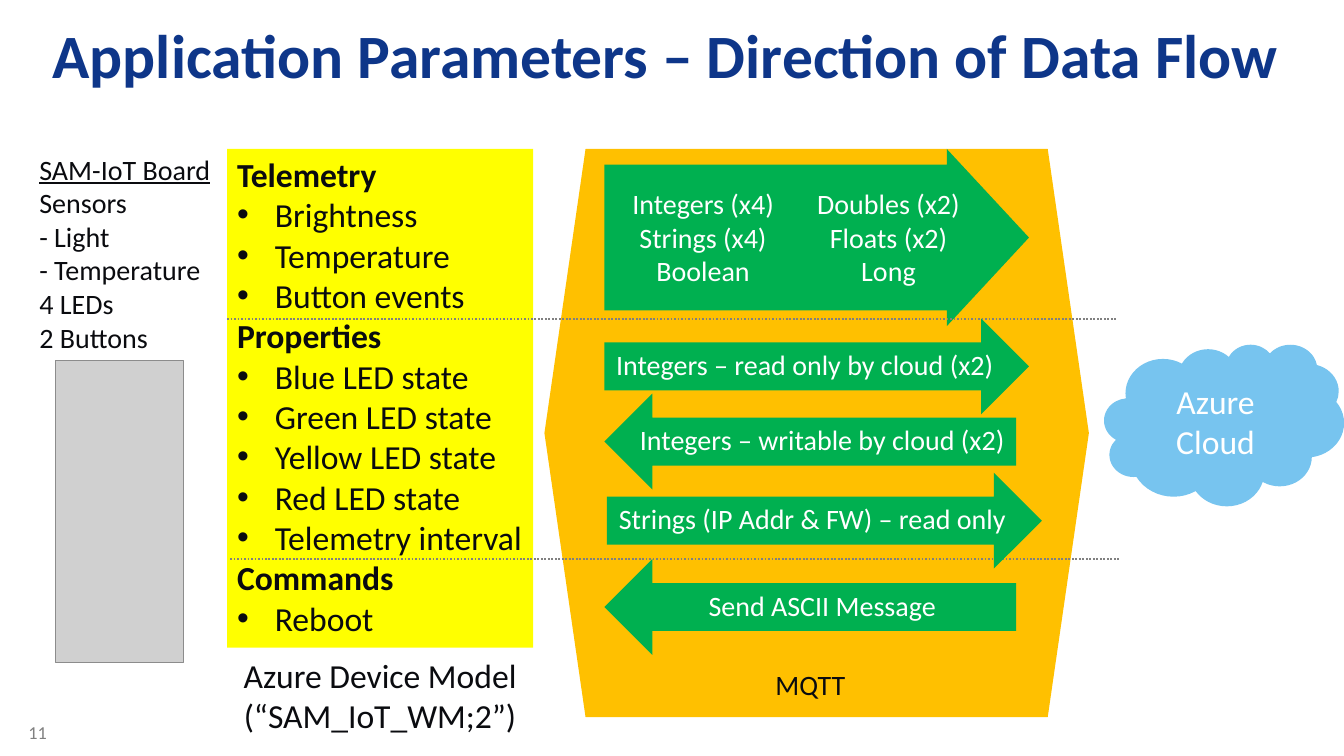
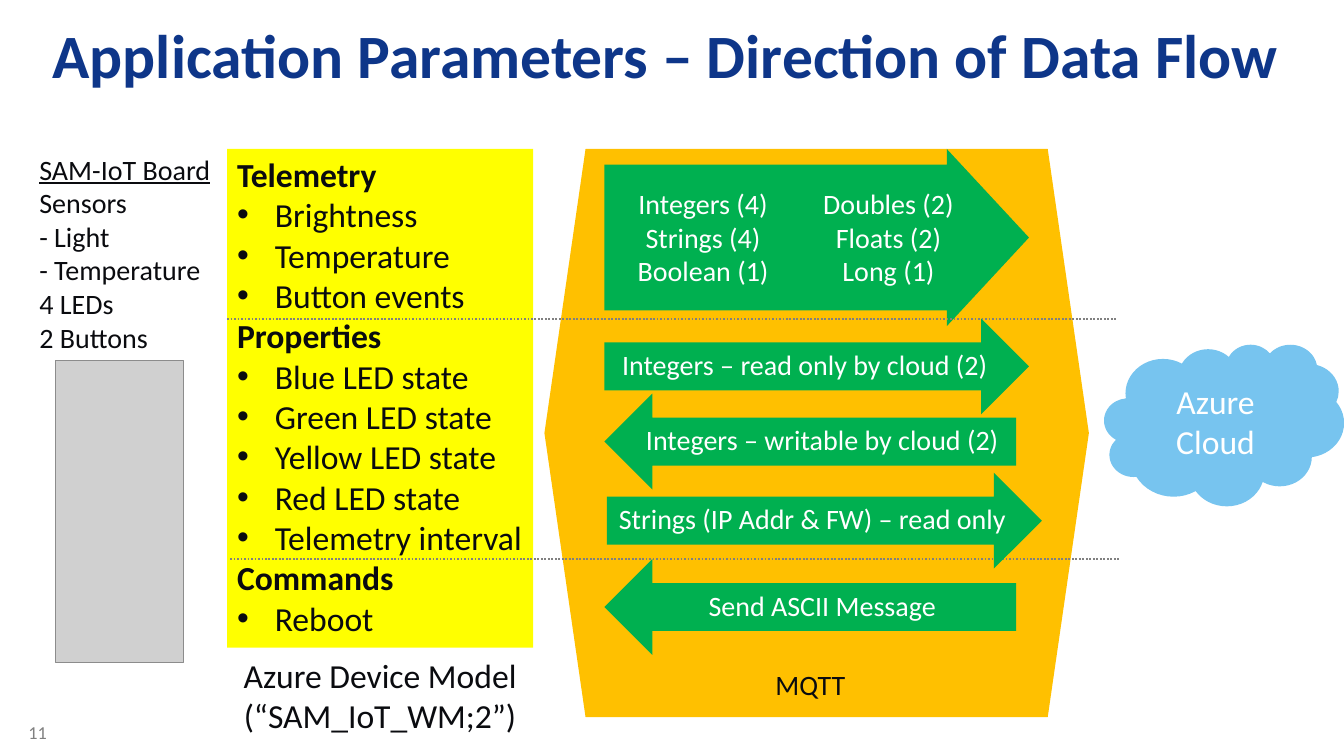
Before and after one commit to daisukeiot/Microchip-SAM-IoT-Wx-1, a slide deck: slide 11 of AO-Smith-MSFT-MCHP-r6.pptx. Drawn at 1344x756 pixels with LibreOffice and Linux fonts; fonts in the diff are those of the drawing; grey boxes stand for pictures; background and template pictures are left out. Boxes give left, top, right and bottom in pixels: in the first picture for what was removed or moved away, otherwise in the second. Text is boxed around its words. In the diff, an @@ line names an element or a change of style, - is before the commit and + after.

```diff
--- a/AO-Smith-MSFT-MCHP-r6.pptx
+++ b/AO-Smith-MSFT-MCHP-r6.pptx
@@ text at (638, 193, 768, 285): text changed @@
-Integers (x4)
-Strings (x4)
-Boolean
+Integers (4)
+Strings (4)
+Boolean (1)
@@ text at (823, 193, 953, 286): text changed @@
-Doubles (x2)
-Floats (x2)
-Long
+Doubles (2)
+Floats (2)
+Long (1)
@@ text in right arrow at (622, 354, 987, 380): text changed @@
-Integers – read only by cloud (x2)
+Integers – read only by cloud (2)
@@ text in left arrow at (646, 429, 998, 455): text changed @@
-Integers – writable by cloud (x2)
+Integers – writable by cloud (2)
```
Also in this commit, not shown: 3 other slides changed.
